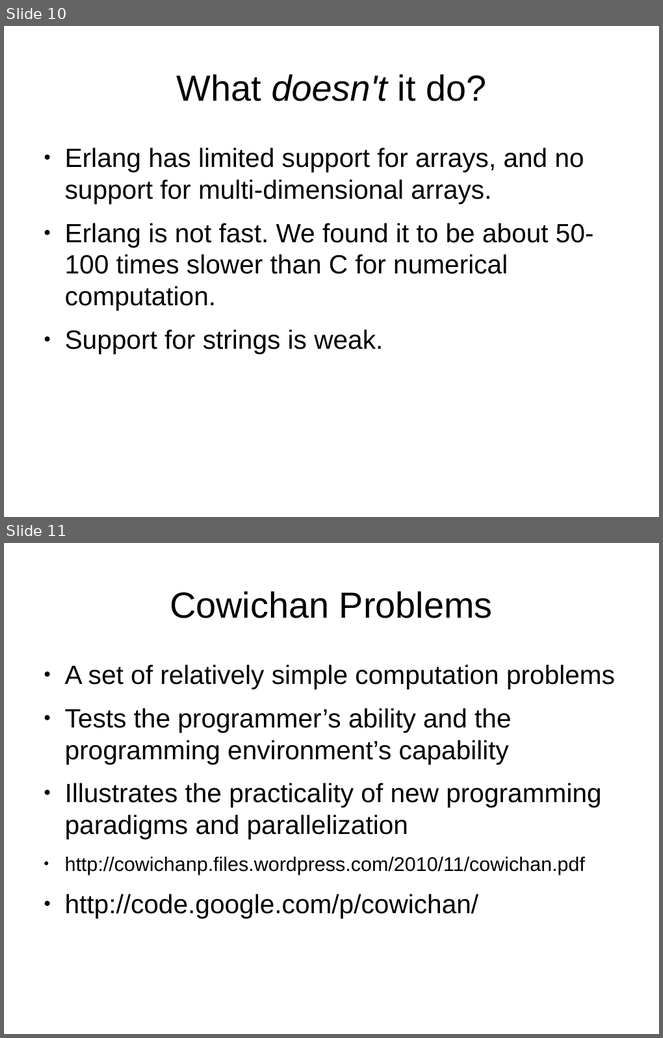
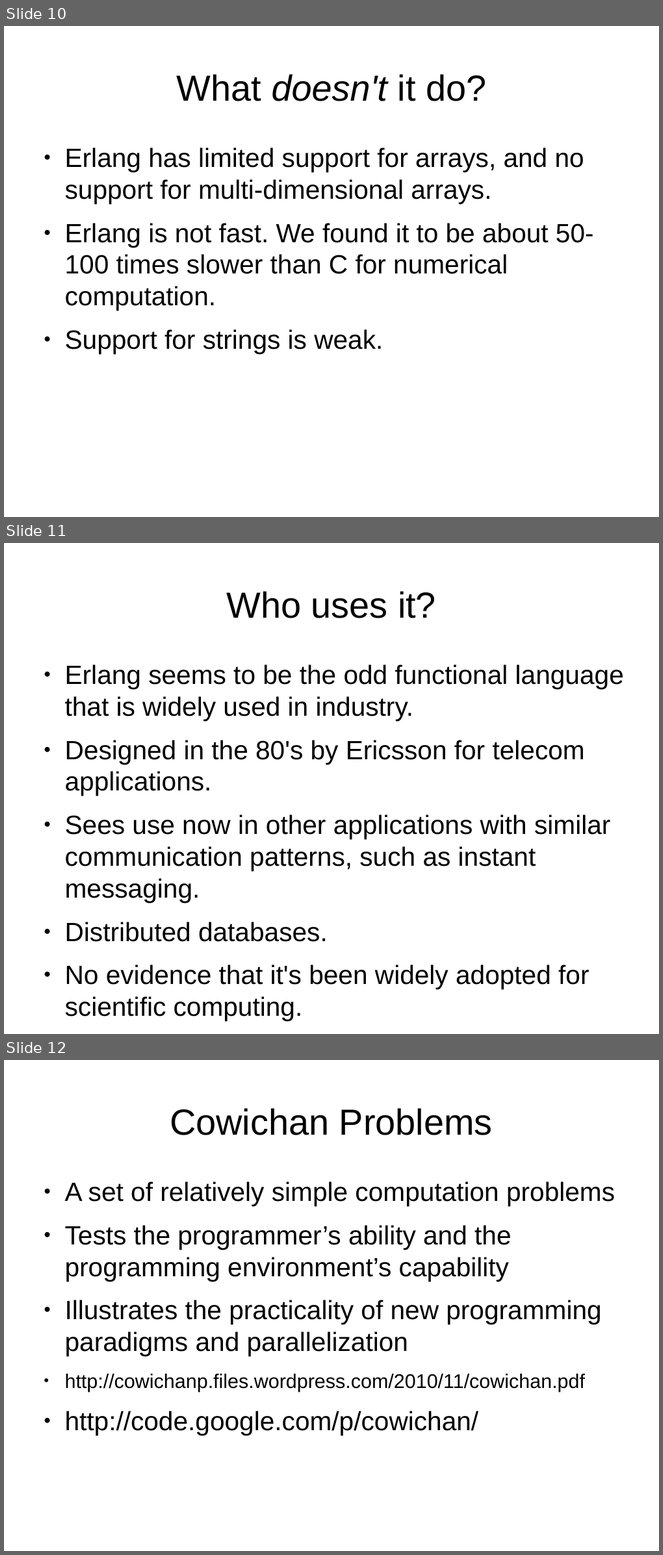
Before and after one commit to FractalDesigns/cowichan-1, a slide deck: miscellaneous/2010-12/slidesv2.odp. Shown one above the other, each under a label of ours: slides 10 and 11 before the commit, slides 10, 11 and 12 after it. The pictures are 663x1038 and 663x1555 pixels, drawn with LibreOffice and Linux fonts; fonts in the diff are those of the drawing; background and template pictures are left out. Boxes give left, top, right and bottom in pixels: in the first picture for what was removed or moved away, otherwise in the second. Text is boxed around its words. In the diff, an @@ line names an element or a change of style, - is before the commit and + after.

```diff
--- a/miscellaneous/2010-12/slidesv2.odp
+++ b/miscellaneous/2010-12/slidesv2.odp
@@ slide 11 added at (4, 543, 659, 1034), background picture (left out) @@
@@ title added at (226, 591, 436, 618), 44 pt, text #000000 @@
+Who uses it?
@@ text added at (65, 665, 624, 990), 32 pt, text #000000 @@
+● Erlang seems to be the odd functional language that is widely used in industry.
+● Designed in the 80's by Ericsson for telecom applications.
+● Sees use now in other applications with similar communication patterns, such as instant messaging.
+● Distributed databases.
+● No evidence that it's been widely adopted for scientific computing.
@@ what was slide 11 is now slide 12 @@
```
Also in this commit, not shown: 2 slides changed, 1 other slide added.
